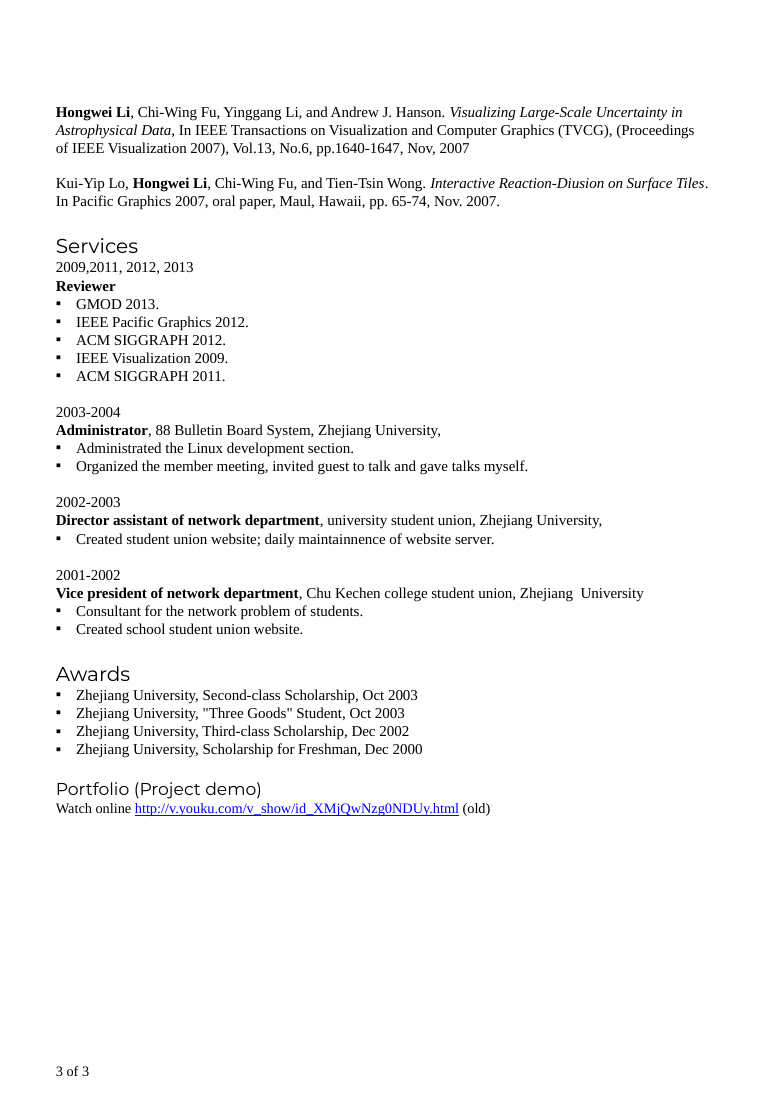
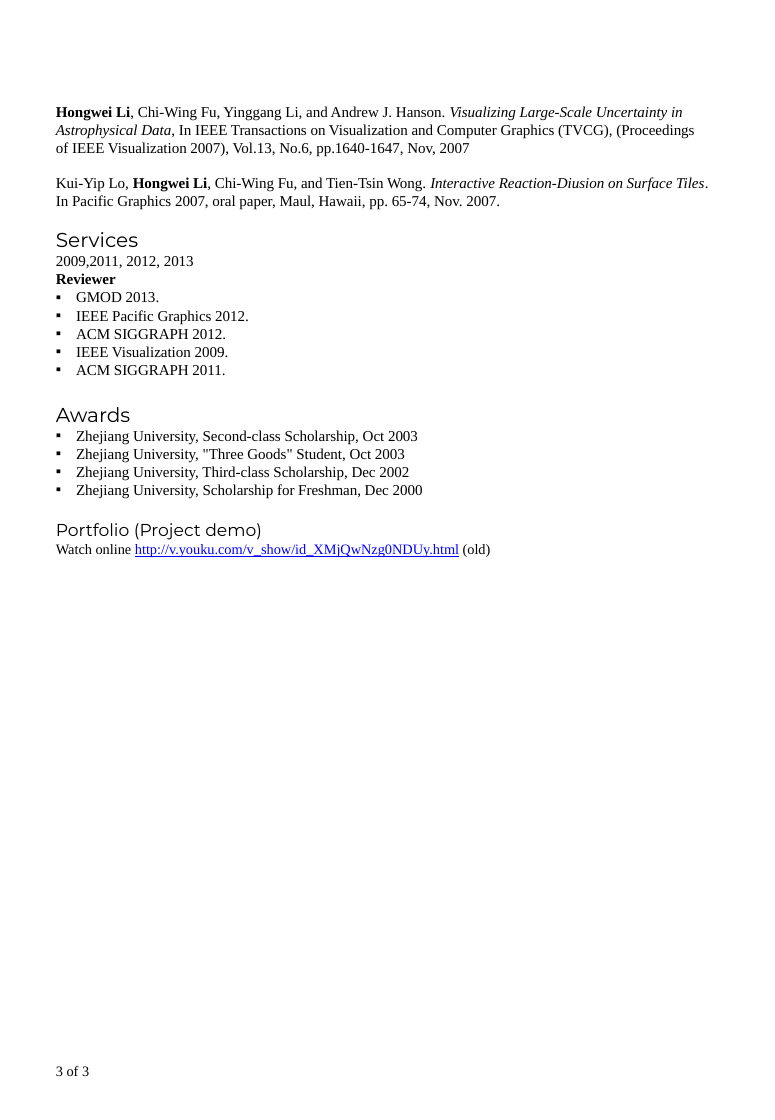
Before and after one commit to lihw/lihw.github.io, a slide deck: slide 3 of lihw_cv.pptx. Drawn at 775x1120 pixels with LibreOffice and Linux fonts; fonts in the diff are those of the drawing. Boxes give left, top, right and bottom in pixels: in the first picture for what was removed or moved away, otherwise in the second. Text is boxed around its words. In the diff, an @@ line names an element or a change of style, - is before the commit and + after.

```diff
--- a/lihw_cv.pptx
+++ b/lihw_cv.pptx
@@ text at (56,407,644,634): paragraphs removed @@
-2003-2004
-Administrator, 88 Bulletin Board System, Zhejiang University,
-▪ Administrated the Linux development section.
-▪ Organized the member meeting, invited guest to talk and gave talks myself.
-2002-2003
-Director assistant of network department, university student union, Zhejiang University,
-▪ Created student union website; daily maintainnence of website server.
-2001-2002
-Vice president of network department, Chu Kechen college student union, Zhejiang University
-▪ Consultant for the network problem of students.
-▪ Created school student union website.
```
Also in this commit, not shown: 2 other slides changed, 1 other file.
